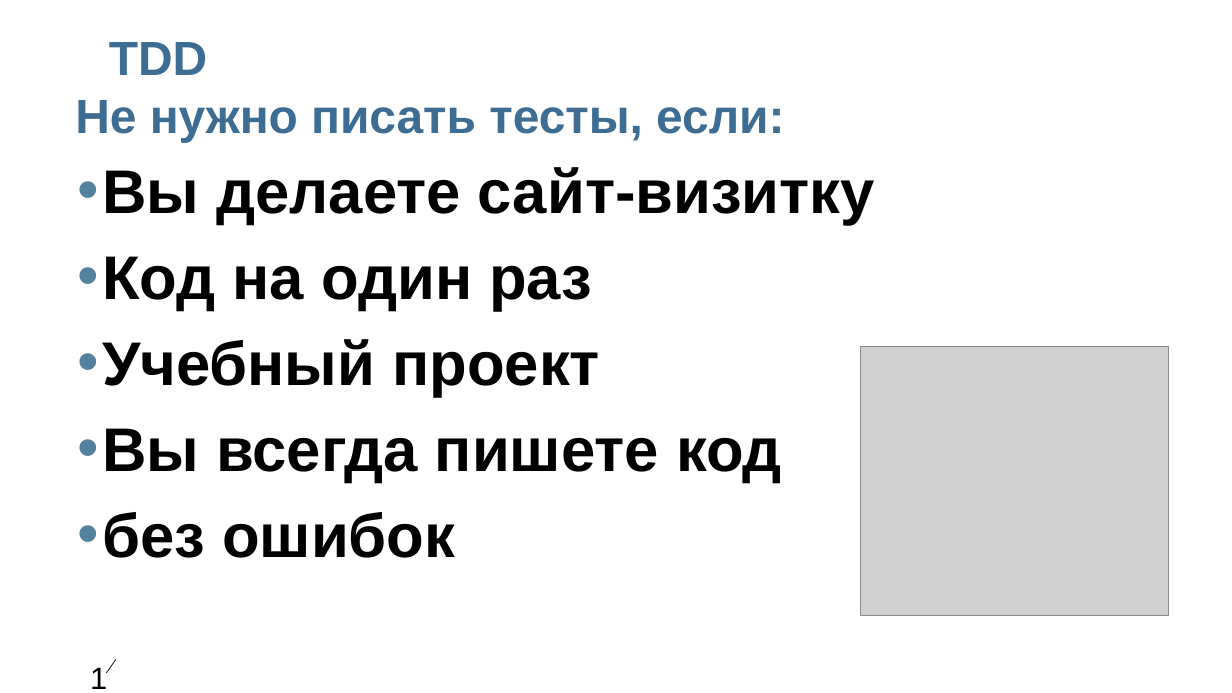
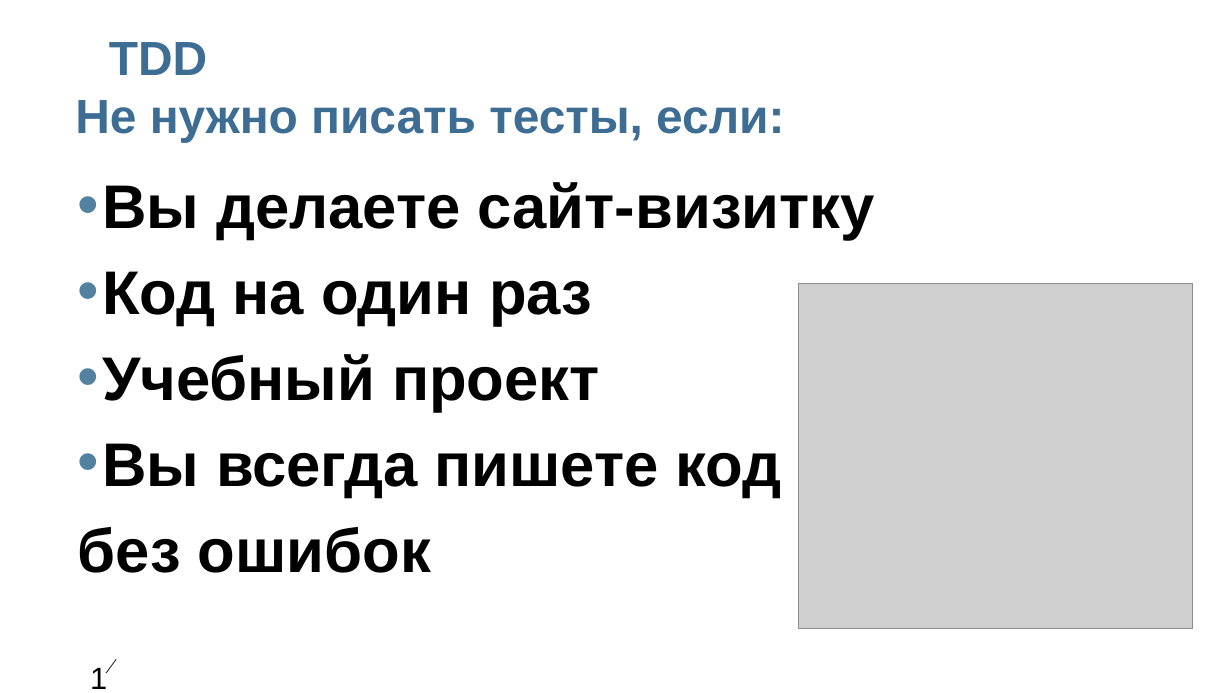
Before and after one commit to livekazan/unitUITest, a slide deck: slide 14 of Unit_UI_Test.ppt. Drawn at 1232x693 pixels with LibreOffice and Linux fonts; fonts in the diff are those of the drawing; grey boxes stand for pictures; background and template pictures are left out. Boxes give left, top, right and bottom in pixels: in the first picture for what was removed or moved away, otherwise in the second. Text is boxed around its words. In the diff, an @@ line names an element or a change of style, - is before the commit and + after.

```diff
--- a/Unit_UI_Test.ppt
+++ b/Unit_UI_Test.ppt
@@ free "Вы делаете сайт-визитку" moved from (x1=78, y1=153, x2=1173, y2=616) to (x1=78, y1=168, x2=1173, y2=631) @@
@@ picture resized from (x1=860, y1=346, x2=1168, y2=616) to (x1=798, y1=283, x2=1193, y2=628) @@
@@ text in free at (x1=78, y1=527, x2=431, y2=573): bullet • to none @@
```
Also in this commit, not shown: 11 other slides changed.
